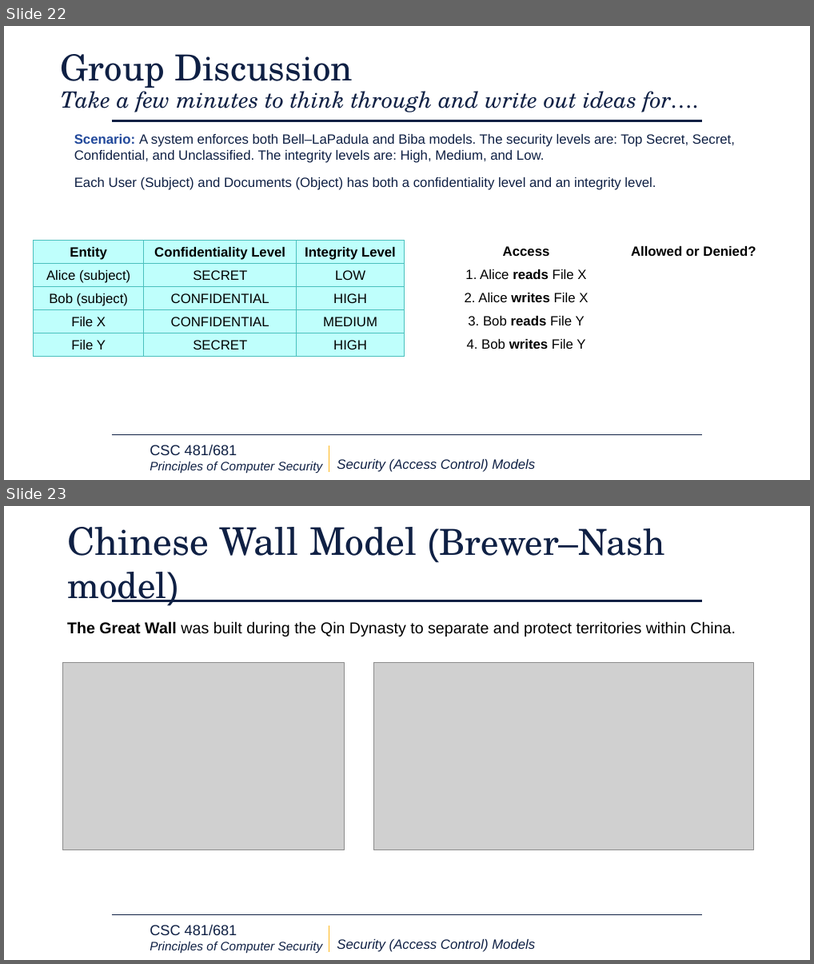
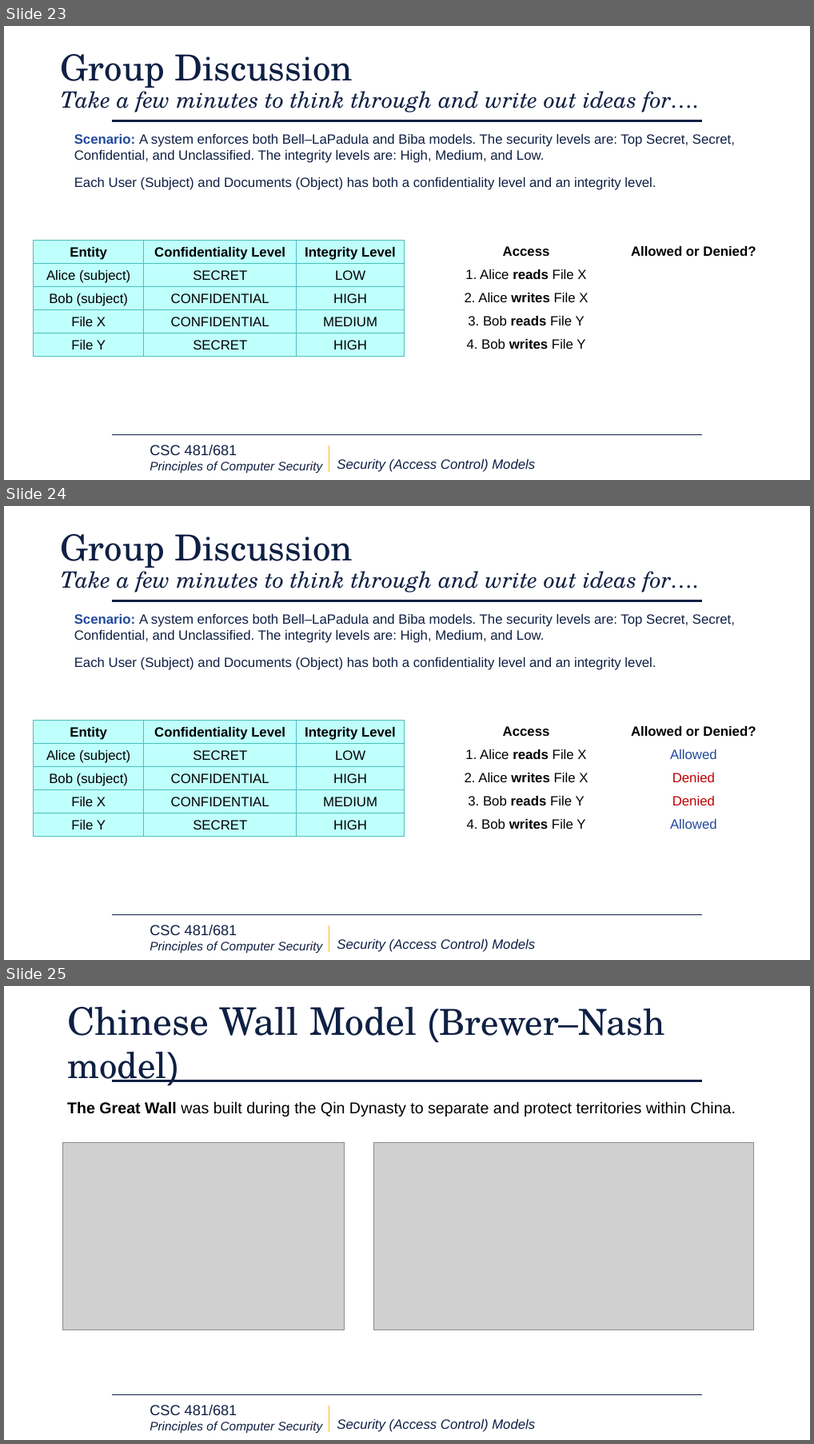
Before and after one commit to XiaochenLi-w/CSC-481-681-Principles-of-Computer-Security, a slide deck: Upload Slides/CSC481-681 - L02 Security Models.pptx. Shown one above the other, each under a label of ours: slides 22 and 23 before the commit, slides 23, 24 and 25 after it. The pictures are 814x964 and 814x1444 pixels, drawn with LibreOffice and Linux fonts; fonts in the diff are those of the drawing; grey boxes stand for pictures; background and template pictures are left out. Boxes give left, top, right and bottom in pixels: in the first picture for what was removed or moved away, otherwise in the second. Text is boxed around its words. In the diff, an @@ line names an element or a change of style, - is before the commit and + after.

```diff
--- a/Upload Slides/CSC481-681 - L02 Security Models.pptx
+++ b/Upload Slides/CSC481-681 - L02 Security Models.pptx
@@ slide 24 added at <box>4,506,810,960</box>, background #FFFFFF; not listed: 5 template elements that a slide beside it also shows @@
@@ title added at <box>61,534,700,592</box>, 20 pt, text #0F2044, italic @@
+Group Discussion
+Take a few minutes to think through and write out ideas for….
@@ text added at <box>74,614,735,670</box>, 12 pt, text #0F2044 @@
+Scenario: A system enforces both Bell–LaPadula and Biba models. The security levels are: Top Secret, Secret, Confidential, and Unclassified. The integrity levels are: High, Medium, and Low.
+Each User (Subject) and Documents (Object) has both a confidentiality level and an integrity level.
@@ table added at <box>33,720,405,841</box>, 5 rows, 3 columns @@
+Entity | Confidentiality Level | Integrity Level
+Alice (subject) | SECRET | LOW
+Bob (subject) | CONFIDENTIAL | HIGH
+File X | CONFIDENTIAL | MEDIUM
+File Y | SECRET | HIGH
@@ table added at <box>439,720,774,840</box>, 5 rows, 2 columns @@
+Access | Allowed or Denied?
+1. Alice reads File X | Allowed
+2. Alice writes File X | Denied
+3. Bob reads File Y | Denied
+4. Bob writes File Y | Allowed
@@ what was slide 22 is now slide 23 @@
@@ what was slide 23 is now slide 25 @@
```
Also in this commit, not shown: 2 slides changed, 1 other slide added.
